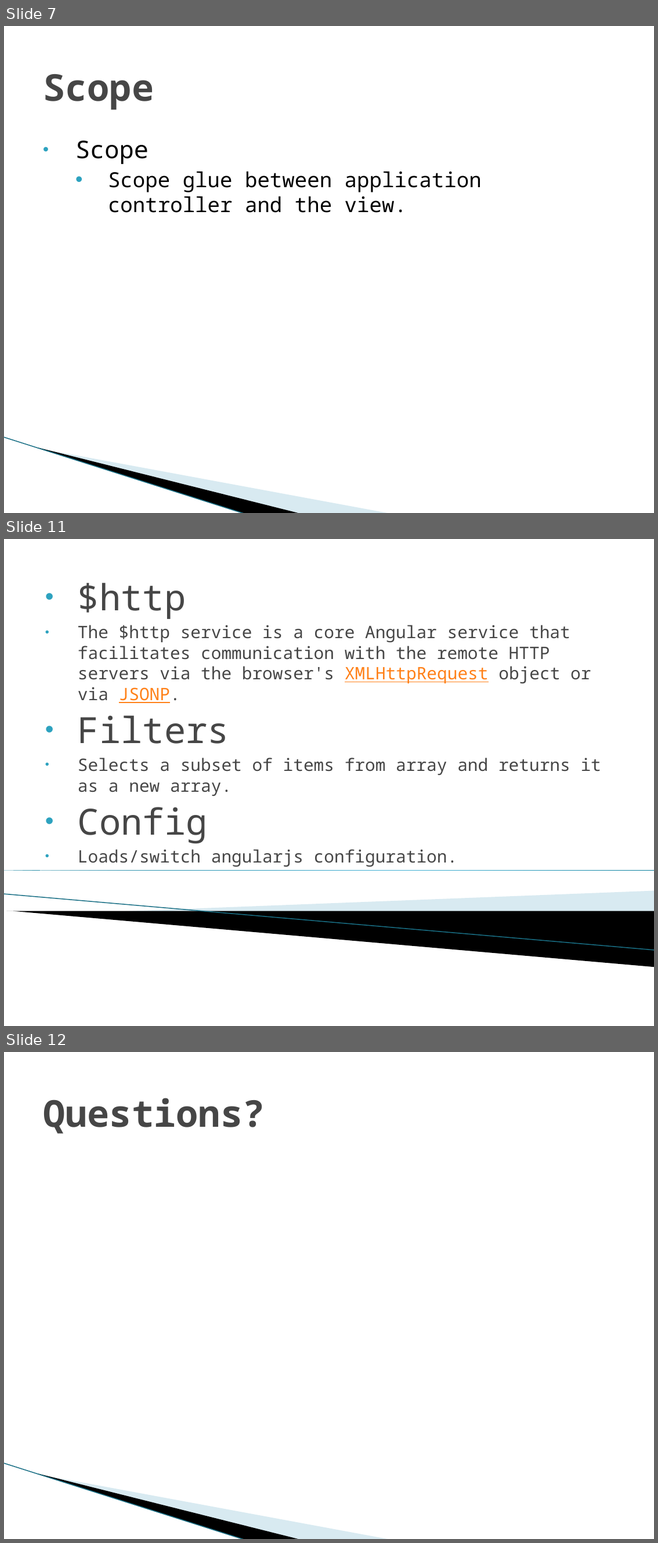
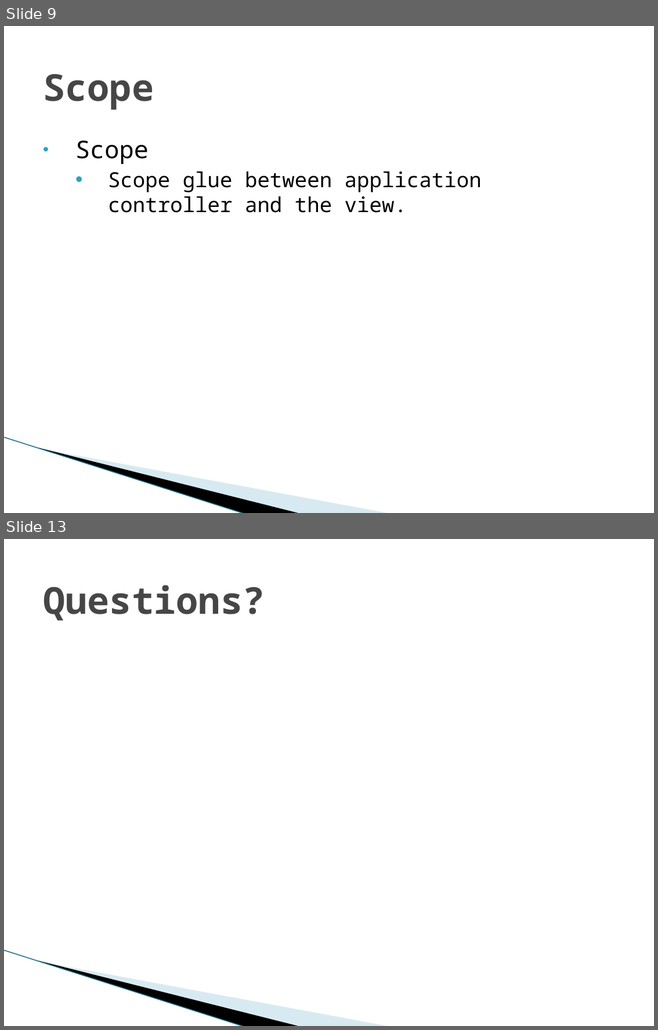
Before and after one commit to LeidosInnovation/Project-AngularJS, a slide deck: AngularJS-01/AngularJS-01.pptx. Shown one above the other, each under a label of ours: slides 7, 11 and 12 before the commit, slides 9 and 13 after it; the slides between them are not shown. The pictures are 658x1543 and 658x1030 pixels, drawn with LibreOffice and Linux fonts; fonts in the diff are those of the drawing; background and template pictures are left out. Boxes give left, top, right and bottom in pixels: in the first picture for what was removed or moved away, otherwise in the second. Text is boxed around its words. In the diff, an @@ line names an element or a change of style, - is before the commit and + after.

```diff
--- a/AngularJS-01/AngularJS-01.pptx
+++ b/AngularJS-01/AngularJS-01.pptx
@@ slide 11 removed at [4,539,654,1026], background #FFFFFF @@
@@ subtitle removed at [78,583,601,867] @@
-• $http
-  • The $http service is a core Angular service that facilitates communication with the remote HTTP servers via the browser's XMLHttpRequest object or via JSONP.
-• Filters
-  • Selects a subset of items from array and returns it as a new array.
-• Config
-  • Loads/switch angularjs configuration.
@@ right triangle removed at [4,870,654,870] @@
@@ line removed from (4, 895) to (654, 950) @@
@@ freeform shape removed at [124,891,654,925] @@
@@ freeform shape removed at [6,911,654,967] @@
@@ what was slide 7 is now slide 9 @@
@@ what was slide 12 is now slide 13 @@
```
Also in this commit, not shown: 5 slides changed, 4 slides added, 2 other slides removed.
